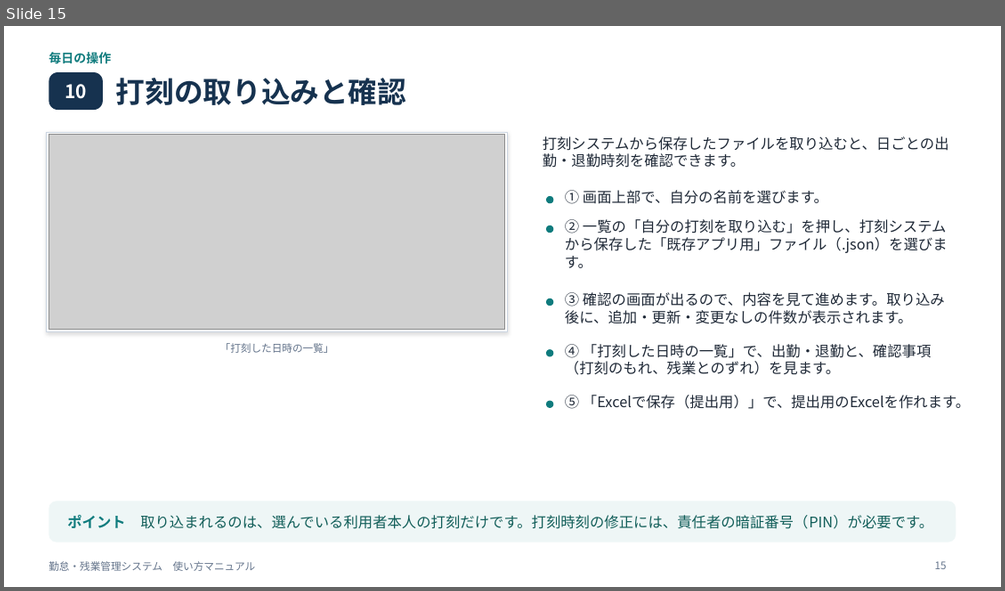
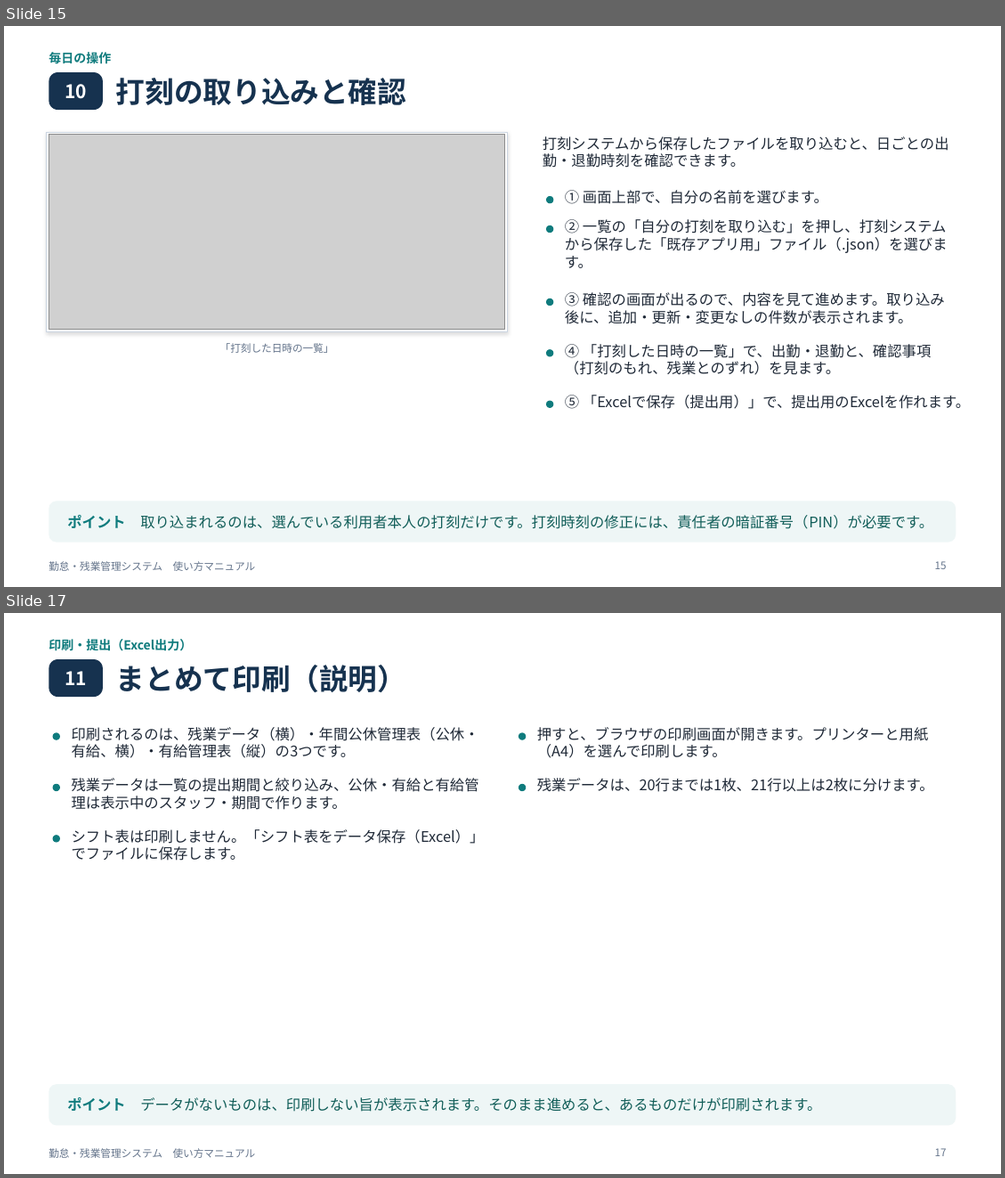
Before and after one commit to miyahara38/kintai, a slide deck: manual/kintai-manual.pptx. Shown one above the other, each under a label of ours: slide 15 before the commit, slides 15 and 17 after it; the slides between them are not shown. The pictures are 1005x591 and 1005x1178 pixels, drawn with LibreOffice and Linux fonts; fonts in the diff are those of the drawing; grey boxes stand for pictures. Boxes give left, top, right and bottom in pixels: in the first picture for what was removed or moved away, otherwise in the second. Text is boxed around its words. In the diff, an @@ line names an element or a change of style, - is before the commit and + after.

```diff
--- a/manual/kintai-manual.pptx
+++ b/manual/kintai-manual.pptx
@@ slide 17 added at (x1=4, y1=613, x2=1001, y2=1174), background #FFFFFF; not listed: 1 template element that a slide beside it also shows @@
@@ text added at (x1=48, y1=639, x2=192, y2=651), 12 pt, text #0F7B7D, bold @@
+印刷・提出（Excel出力）
@@ rounded rectangle added at (x1=48, y1=659, x2=103, y2=697), fill #16324F @@
@@ text added at (x1=116, y1=665, x2=406, y2=692), 28 pt, text #16324F, bold @@
+まとめて印刷（説明）
@@ text added at (x1=65, y1=671, x2=87, y2=685), 18 pt, text #FFFFFF, bold @@
+11
@@ ellipse added at (x1=53, y1=732, x2=60, y2=740), fill #0F7B7D @@
@@ text added at (x1=72, y1=727, x2=479, y2=758), 14 pt, text #1F2937 @@
+印刷されるのは、残業データ（横）・年間公休管理表（公休・有給、横）・有給管理表（縦）の3つです。
@@ ellipse added at (x1=518, y1=732, x2=526, y2=740), fill #0F7B7D @@
@@ text added at (x1=537, y1=727, x2=929, y2=758), 14 pt, text #1F2937 @@
+押すと、ブラウザの印刷画面が開きます。プリンターと用紙（A4）を選んで印刷します。
@@ ellipse added at (x1=53, y1=784, x2=60, y2=791), fill #0F7B7D @@
@@ text added at (x1=72, y1=778, x2=479, y2=810), 14 pt, text #1F2937 @@
+残業データは一覧の提出期間と絞り込み、公休・有給と有給管理は表示中のスタッフ・期間で作ります。
@@ ellipse added at (x1=518, y1=784, x2=526, y2=791), fill #0F7B7D @@
@@ text added at (x1=537, y1=778, x2=934, y2=792), 14 pt, text #1F2937 @@
+残業データは、20行までは1枚、21行以上は2枚に分けます。
@@ ellipse added at (x1=53, y1=835, x2=60, y2=843), fill #0F7B7D @@
@@ text added at (x1=72, y1=829, x2=485, y2=860), 14 pt, text #1F2937 @@
+シフト表は印刷しません。「シフト表をデータ保存（Excel）」でファイルに保存します。
@@ rounded rectangle added at (x1=48, y1=1084, x2=956, y2=1126), fill #EEF6F6 @@
@@ text added at (x1=67, y1=1097, x2=821, y2=1111), 14 pt, text #115E59 @@
+ポイント データがないものは、印刷しない旨が表示されます。そのまま進めると、あるものだけが印刷されます。
@@ page number added at (x1=935, y1=1148, x2=947, y2=1156), 10 pt, text #64748B @@
+17
```
Also in this commit, not shown: 13 slides changed, 2 other slides added, 2 other files.
